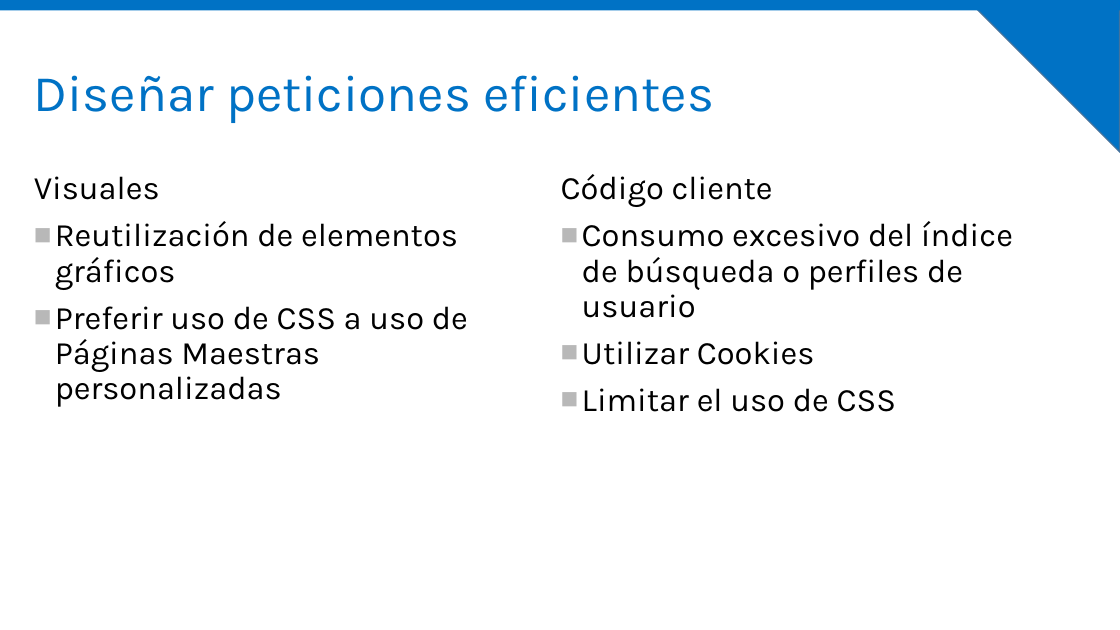
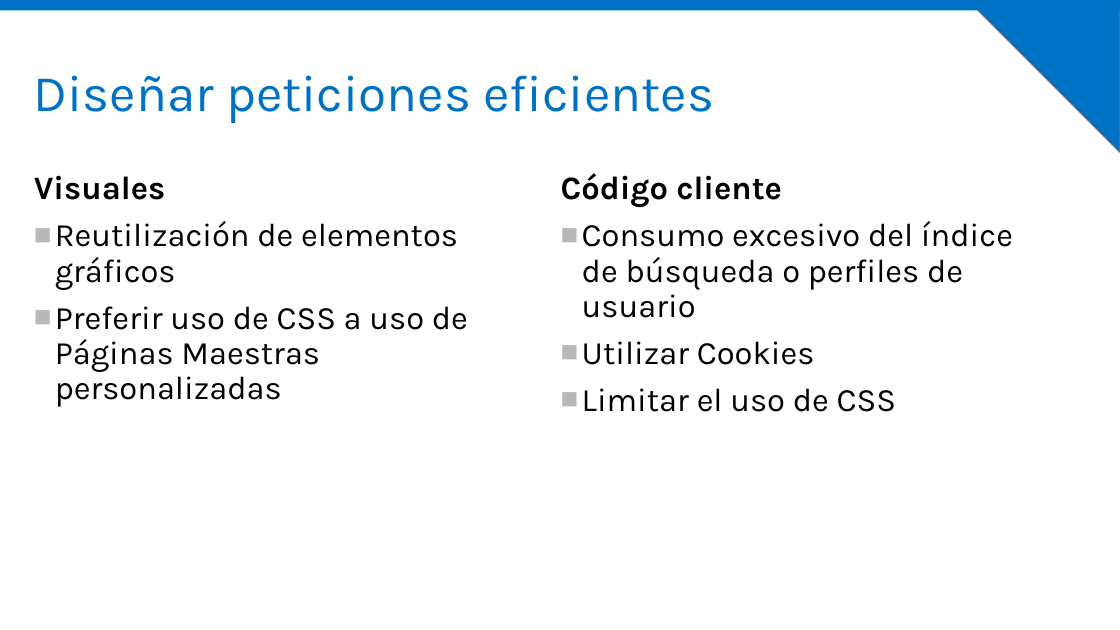
Before and after one commit to IberianSPC/Sessions2015, a slide deck: slide 18 of Build and intelligent Cloud/Miguel Ballesteros - Escenarios Alto Rendimiento para SPO.pptx (slide 16 before the commit). Drawn at 1120x630 pixels with LibreOffice and Linux fonts; fonts in the diff are those of the drawing; background and template pictures are left out. Boxes give left, top, right and bottom in pixels: in the first picture for what was removed or moved away, otherwise in the second. Text is boxed around its words. In the diff, an @@ line names an element or a change of style, - is before the commit and + after.

```diff
--- a/Build and intelligent Cloud/Miguel Ballesteros - Escenarios Alto Rendimiento para SPO.pptx
+++ b/Build and intelligent Cloud/Miguel Ballesteros - Escenarios Alto Rendimiento para SPO.pptx
@@ text at [34, 175, 166, 200]: bold on in "Visuales" @@
@@ text at [561, 173, 782, 208]: bold on in "Código cliente" @@
```
Also in this commit, not shown: 5 other slides changed, 4 slides added.
